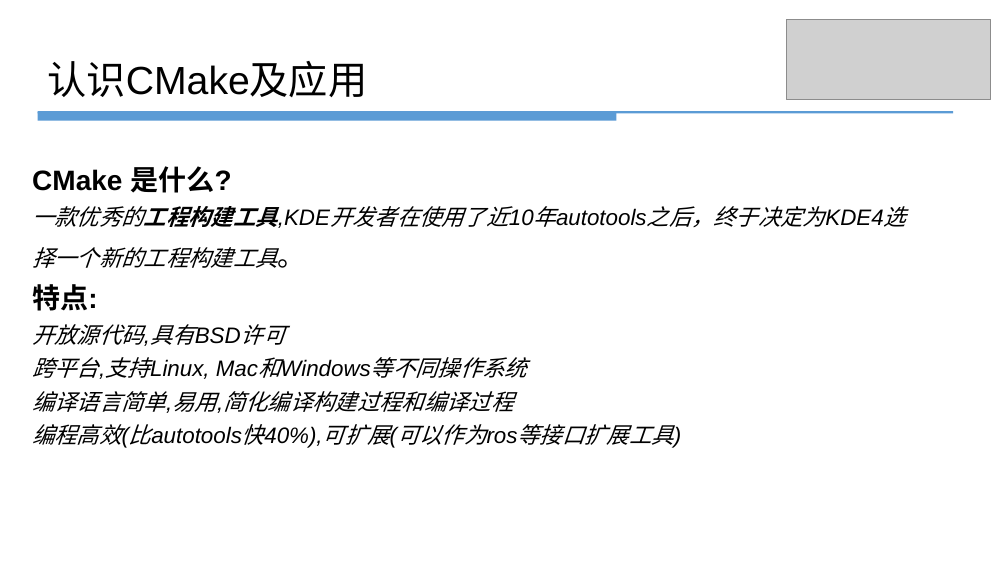
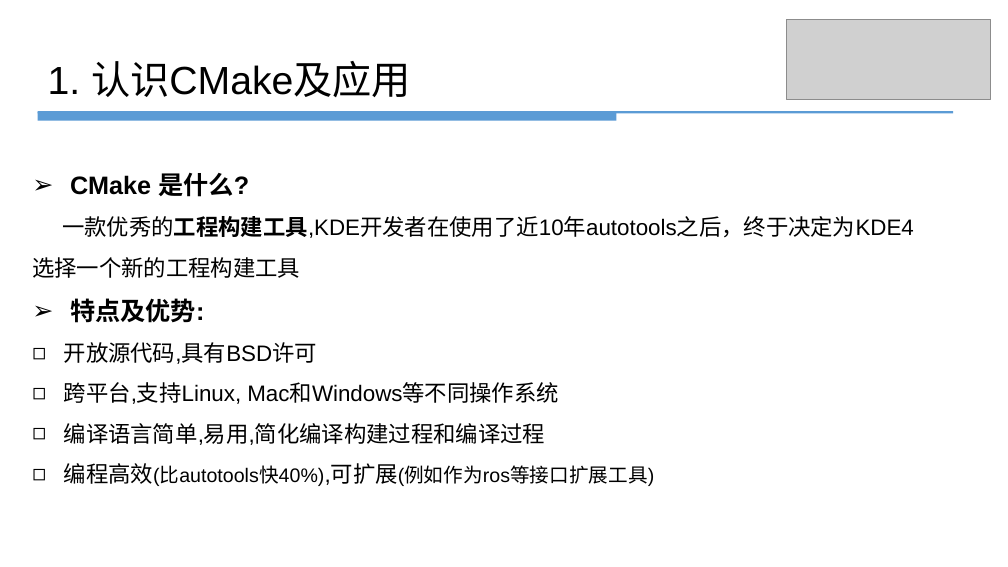
Before and after one commit to panshengli/slam_research_club, a slide deck: slide 4 of cmake_practice/预备讲-Cmake_潘胜利20101026.pptx. Drawn at 1008x567 pixels with LibreOffice and Linux fonts; fonts in the diff are those of the drawing; grey boxes stand for pictures. Boxes give left, top, right and bottom in pixels: in the first picture for what was removed or moved away, otherwise in the second. Text is boxed around its words. In the diff, an @@ line names an element or a change of style, - is before the commit and + after.

Commit message:
added examples for  cmake

```diff
--- a/cmake_practice/预备讲-Cmake_潘胜利20101026.pptx
+++ b/cmake_practice/预备讲-Cmake_潘胜利20101026.pptx
@@ text at bbox=[48, 61, 411, 97]: text changed @@
-认识CMake及应用
+1. 认识CMake及应用
@@ text at bbox=[64, 173, 559, 445]: size 20 to 18 pt in "CMake 是什么?"; italic off in "开放源代码,具有BSD许可", "跨平台,支持Linux, Mac和Windows等不同操作系统", "编译语言简单,易用,简化编译构建过程和编译过程"; bullet none to ➢; line spacing 1.25 to 1.5; bullet none to ◻ @@
@@ text at bbox=[62, 216, 914, 323]: text changed; italic off @@
-一款优秀的工程构建工具,KDE开发者在使用了近10年autotools之后，终于决定为KDE4选择一个新的工程构建工具。
-特点:
+一款优秀的工程构建工具,KDE开发者在使用了近10年autotools之后，终于决定为KDE4选择一个新的工程构建工具
+➢ 特点及优势:
@@ text at bbox=[64, 463, 655, 486]: text changed; size 16 to 14 pt; italic off @@
-编程高效(比autotools快40%),可扩展(可以作为ros等接口扩展工具)
+◻ 编程高效(比autotools快40%),可扩展(例如作为ros等接口扩展工具)
```
Also in this commit, not shown: 3 other slides changed, 4 slides added, 1 slide removed, 1 other file.
